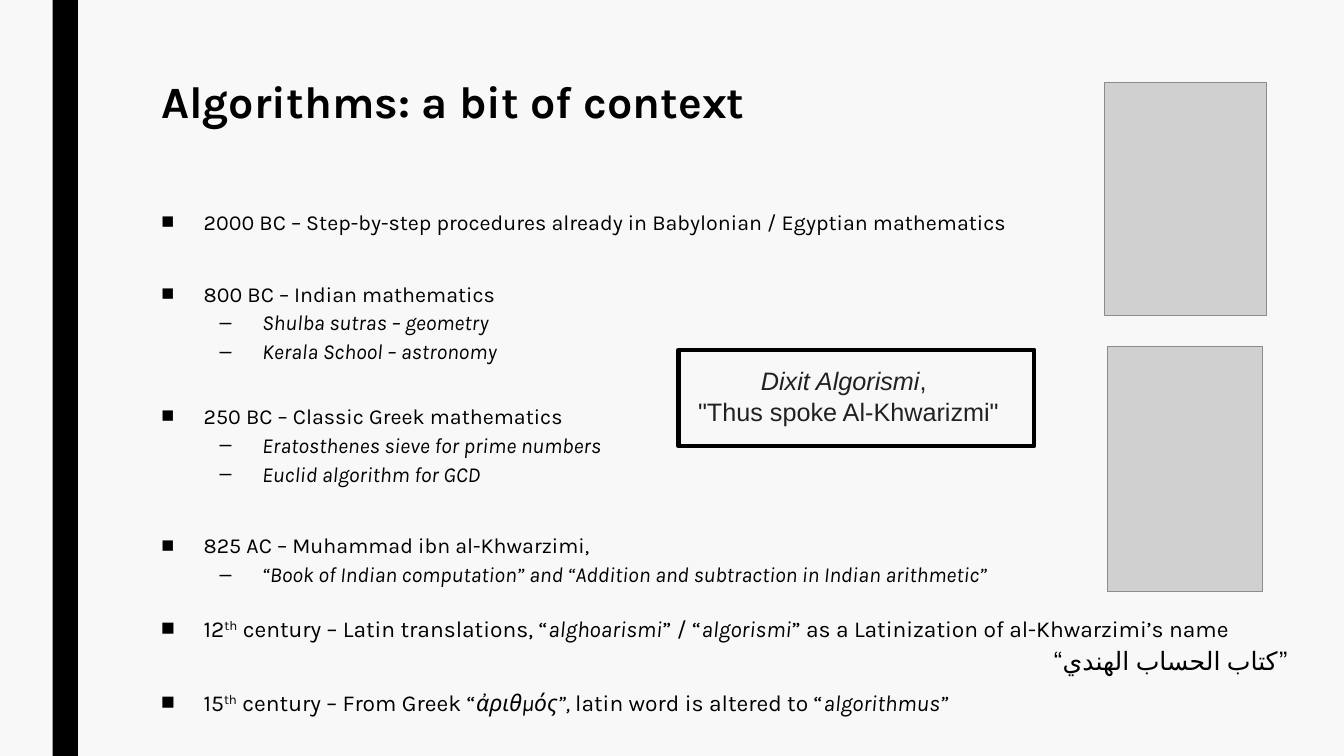
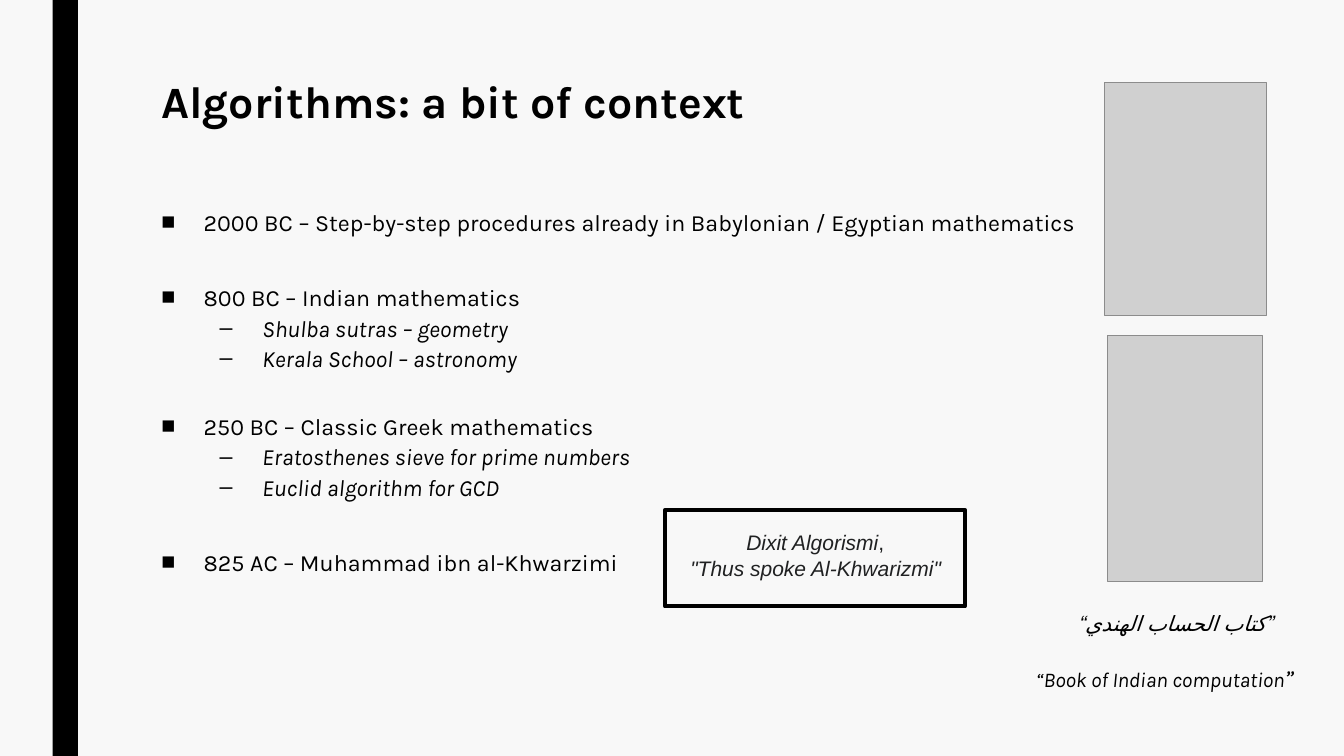
Before and after one commit to jurtasun/presentations, a slide deck: slide 7 of 202306_LMS_Complexity/230619_LMS_Complexity.ppt. Drawn at 1344x756 pixels with LibreOffice and Linux fonts; fonts in the diff are those of the drawing; grey boxes stand for pictures. Boxes give left, top, right and bottom in pixels: in the first picture for what was removed or moved away, otherwise in the second. Text is boxed around its words. In the diff, an @@ line names an element or a change of style, - is before the commit and + after.

```diff
--- a/202306_LMS_Complexity/230619_LMS_Complexity.ppt
+++ b/202306_LMS_Complexity/230619_LMS_Complexity.ppt
@@ text at [204,215,1075,501]: size 15.3 to 16.6 pt in "2000 BC – Step-by-step procedures already in ...", "800 BC – Indian mathematics", "Shulba sutras – geometry", "Kerala School – astronomy" and 3 more places @@
@@ picture: place and size @@
-picture at [1108,347,1263,593]
+picture at [1108,336,1263,582]
@@ rectangle: place and size @@
-rectangle at [679,350,1034,447]
+rectangle at [665,510,965,607]
@@ text "Dixit Algorismi,": place and size @@
-text "Dixit Algorismi," at [698,371,999,426]
+text "Dixit Algorismi," at [690,534,941,580]
@@ text "Dixit Algorismi," at [690,534,941,580]: size 18 to 15 pt; italic on in ""Thus spoke Al-Khwarizmi"" @@
@@ text at [204,555,618,572]: text changed; size 15.3 to 16.6 pt; italic off @@
-■ 825 AC – Muhammad ibn al-Khwarzimi,
-  – “Book of Indian computation” and “Addition and subtraction in Indian arithmetic”
+■ 825 AC – Muhammad ibn al-Khwarzimi
@@ text removed at [242,621,1228,717] @@
-■ 12th century – Latin translations, “alghoarismi” / “algorismi” as a Latinization of al-Khwarzimi’s name
-■ 15th century – From Greek “ἀριθμός”, latin word is altered to “algorithmus”
@@ text "“كتاب الحساب الهندي”": place and size @@
-text "“كتاب الحساب الهندي”" at [1227,651,1288,675]
+text "“كتاب الحساب الهندي”" at [1036,615,1284,692]
@@ text at [1223,615,1266,635]: size 18 to 15 pt, italic on in "“كتاب الحساب الهندي”" @@
@@ text at [1036,672,1284,692]: paragraph added @@
+“Book of Indian computation”
```
Also in this commit, not shown: 7 other slides changed, 1 slide removed, 4 other files.
